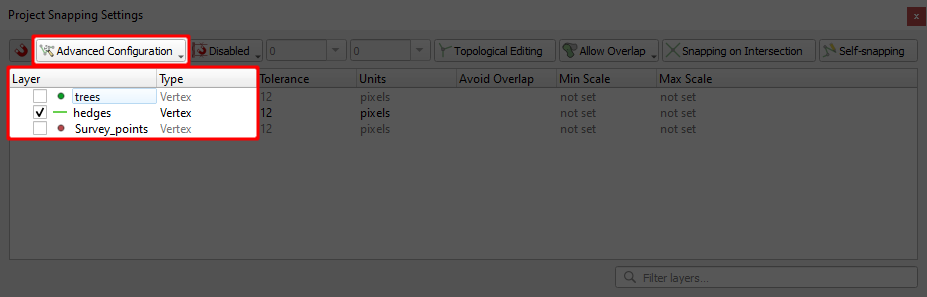
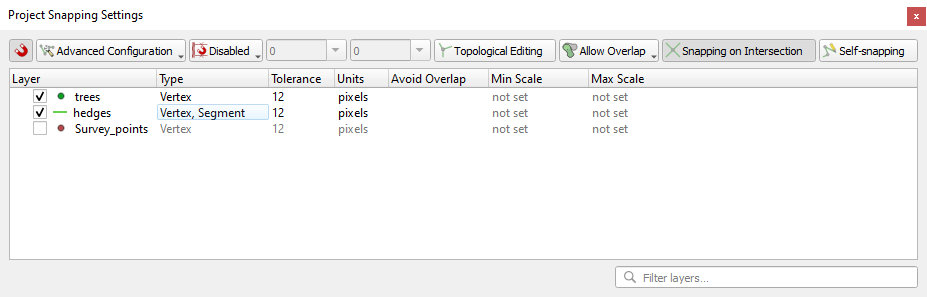
Revision of a layered w=927, h=297 image; what changed, layer by layer:
removed layer "Red" over (6, 34, 260, 141)
removed layer "Black" (was 66%) over (0, 0, 927, 297)
renamed "qgis-snapping-settings.PNG" to "qgis-snapping-new.PNG", painted on it over (0, 0, 927, 297)
